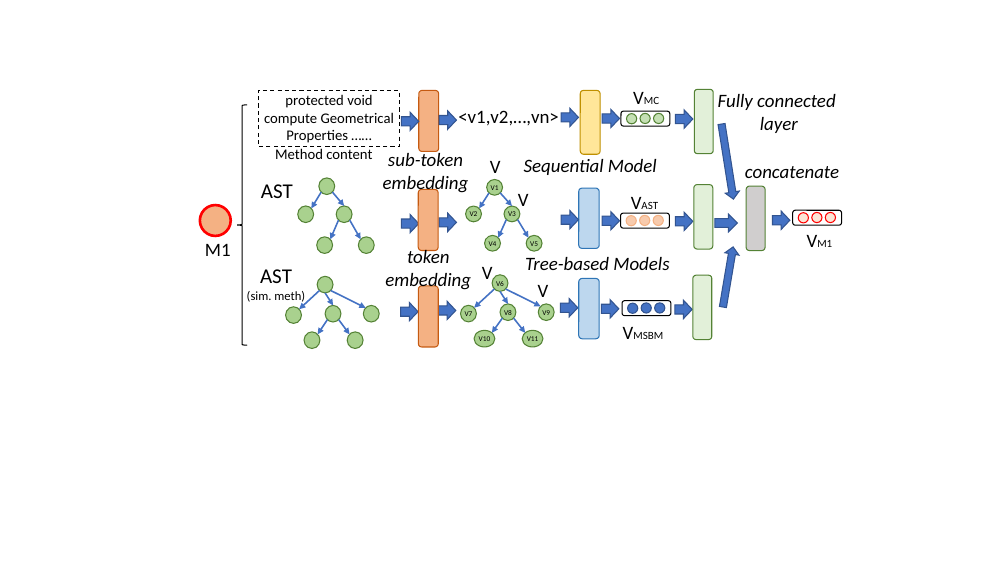
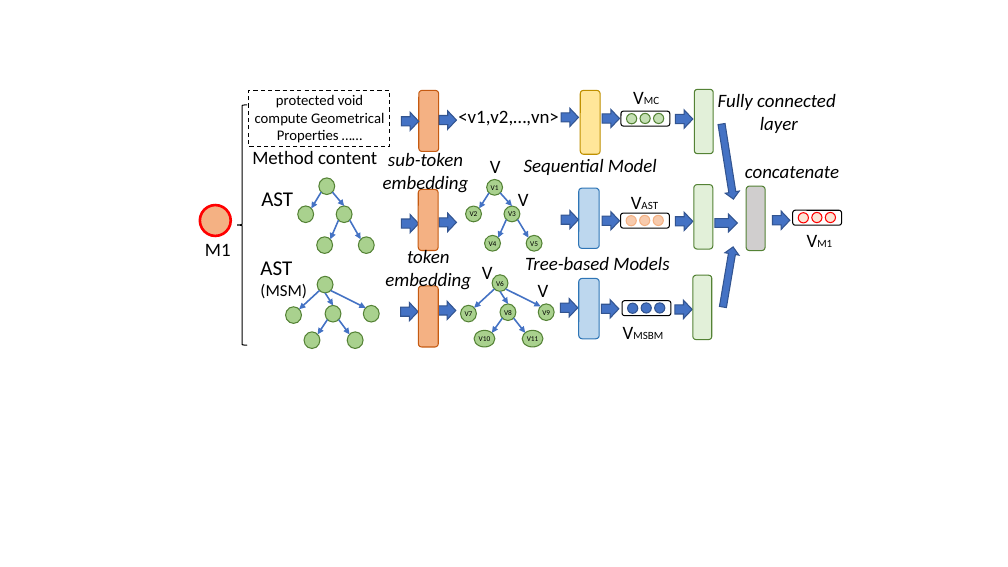
Before and after one commit to tien-n-nguyen/fixlocator, a slide deck: slide 9 of Figures.pptx. Drawn at 1008x567 pixels with LibreOffice and Linux fonts; fonts in the diff are those of the drawing. Boxes give left, top, right and bottom in pixels: in the first picture for what was removed or moved away, otherwise in the second. Text is boxed around its words. In the diff, an @@ line names an element or a change of style, - is before the commit and + after.

Commit message:
done with feature learning for method level

```diff
--- a/Figures.pptx
+++ b/Figures.pptx
@@ text "protected void compute Geometrical Properties ...": place and size @@
-text "protected void compute Geometrical Properties ..." at [264, 94, 394, 143]
+text "protected void compute Geometrical Properties ..." at [255, 94, 384, 143]
@@ rectangle: place and size @@
-rectangle at [259, 91, 399, 147]
+rectangle at [249, 91, 389, 147]
@@ text "Method content": place and size @@
-text "Method content" at [275, 148, 372, 159]
+text "Method content" at [252, 151, 377, 164]
@@ text "Method content" at [252, 151, 377, 164]: size 14 to 18 pt; alignment left to centre @@
@@ text "AST": place and size @@
-text "AST" at [261, 184, 293, 198]
+text "AST" at [261, 192, 293, 206]
@@ text "AST": place and size @@
-text "AST" at [247, 269, 305, 302]
+text "AST" at [260, 261, 306, 298]
@@ text at [260, 284, 306, 298]: text changed; size 12 to 16 pt @@
-(sim. meth)
+(MSM)
```
Also in this commit, not shown: 2 slides added, 1 other file.
